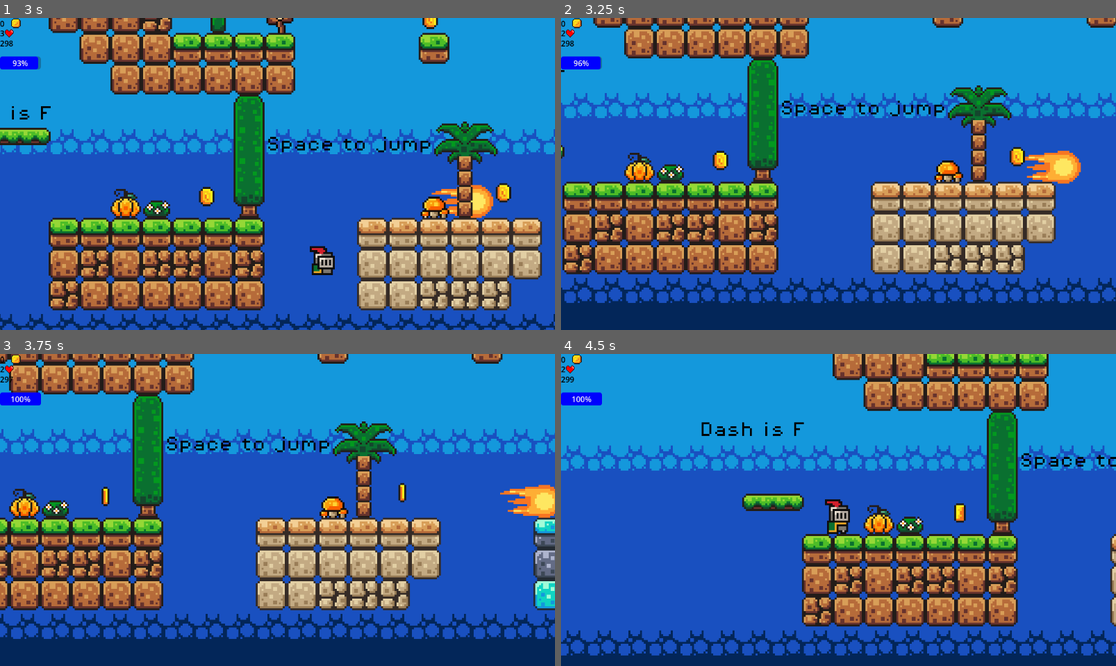
Above: before the commit, frames 1-4 (two rows, left to right).
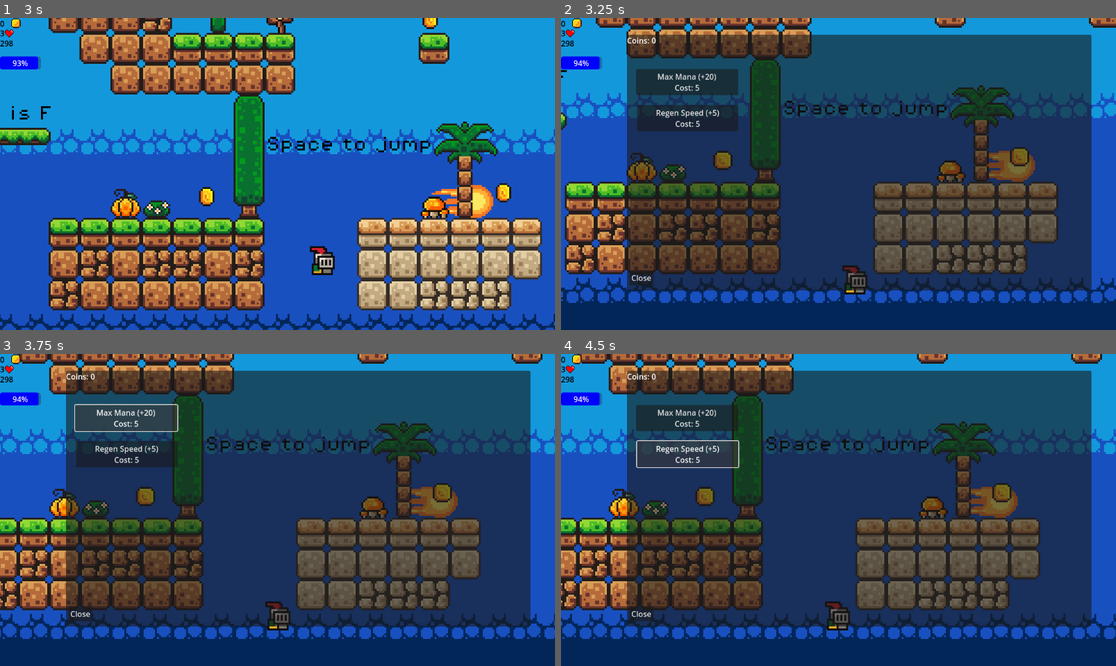
Above: after the commit, the same moments.

Repository: lolhx/Goddot-game
Game: Godot game, scene res://scene/start.tscn
Same seed, same stepped clock (60 frames per second), same inputs: the game is played once before the commit and once after it. Sound files missing from this copy of the repository are replaced by a short silence.
Inputs (mouse positions are in pixels of both pictures, inside the frame that each line leads up to):
- Up to frame 1 (3 s): click "Start" at 0.5 s; click "Easy" at 1.25 s; hold D (right) from 2.03 s (still down); tap J (fire) at 2.1 s; tap Space (jump) at 2.27, 2.3, 2.57, 2.85 s
- Up to frame 2 (3.25 s): keep holding D (right); tap Space (jump) at 3.02 s; tap B (shop, bound only after the commit) at 3.05 s
- Up to frame 3 (3.75 s): tap Space (jump) at 3.32 s; release D (right) at 3.5 s; click (127, 419) at 3.5 s, where only the run after the commit has a clickable "Max Mana (+20) Cost: 5"
- Up to frame 4 (4.5 s): click (688, 453) at 4.25 s, where only the run after the commit has a clickable "Regen Speed (+5) Cost: 5"

Frame 1 is identical in both runs. In frame 2, 69% of the frame differs, in the area x 0-100%, y 0-92%; in frame 3, 76%; in frame 4, 82%, in the area x 0-100%, y 0-97%.

Commit message:
Shop and upgarde system

Diff:
--- a/project.godot
+++ b/project.godot
@@ -49,6 +49,11 @@
 "events": [Object(InputEventKey,"resource_local_to_scene":false,"resource_name":"","device":0,"window_id":0,"alt_presse …(189 unchanged characters)…
 ]
 }
+shop={
+"deadzone": 0.2,
+"events": [Object(InputEventKey,"resource_local_to_scene":false,"resource_name":"","device":0,"window_id":0,"alt_pressed":false,"shift_pressed":false,"ctrl_pressed":false,"meta_pressed":false,"pressed":false,"keycode":0,"physical_keycode":66,"key_label":0,"unicode":0,"location":0,"echo":false,"script":null)
+]
+}
 
 [rendering]
 
--- a/scene/player.tscn
+++ b/scene/player.tscn
@@ -1,8 +1,9 @@
-[gd_scene load_steps=33 format=3 uid="uid://kbd6rbwq7edx"]
+[gd_scene load_steps=34 format=3 uid="uid://kbd6rbwq7edx"]
 
 [ext_resource type="Texture2D" uid="uid://b6ch4khh06ahy" path="res://assets/sprites/knight.png" id="1_4yrpf"]
 [ext_resource type="Script" uid="uid://dvk5rh3vk5x81" path="res://scripts/player.gd" id="1_lvm8q"]
 [ext_resource type="AudioStream" uid="uid://c88jybpgyl5fe" path="res://assets/sounds/explosion.wav" id="3_fvtld"]
+[ext_resource type="Script" uid="uid://b750e2mqb6v2b" path="res://scripts/shop_menu.gd" id="4_ct4mp"]
 
 [sub_resource type="AtlasTexture" id="AtlasTexture_lg2sa"]
 atlas = ExtResource("1_4yrpf")
@@ -220,6 +221,7 @@
 corner_radius_bottom_left = 5
 
 [node name="player" type="CharacterBody2D"]
+process_mode = 3
 light_mask = 2
 z_index = 5
 position = Vector2(1, 0)
@@ -258,5 +260,47 @@
 step = 1.0
 value = 100.0
 
+[node name="ShopMenu" type="Panel" parent="CanvasLayer"]
+process_mode = 3
+offset_left = 137.0
+offset_top = 35.0
+offset_right = 1101.0
+offset_bottom = 566.0
+script = ExtResource("4_ct4mp")
+
+[node name="CoinLabel" type="Label" parent="CanvasLayer/ShopMenu"]
+layout_mode = 0
+offset_right = 40.0
+offset_bottom = 23.0
+text = "Coins: 0"
+
+[node name="BtnManaMax" type="Button" parent="CanvasLayer/ShopMenu"]
+layout_mode = 0
+offset_left = 19.0
+offset_top = 71.0
+offset_right = 231.0
+offset_bottom = 106.0
+text = "Buy Max Mana (5 coins)"
+
+[node name="BtnManaRegen" type="Button" parent="CanvasLayer/ShopMenu"]
+layout_mode = 0
+offset_left = 21.0
+offset_top = 146.0
+offset_right = 231.0
+offset_bottom = 177.0
+text = "Buy Faster Regen (5 coins)
+"
+
+[node name="BtnClose" type="Button" parent="CanvasLayer/ShopMenu"]
+layout_mode = 0
+offset_left = 5.0
+offset_top = 489.0
+offset_right = 55.0
+offset_bottom = 520.0
+text = "Close"
+
 [connection signal="timeout" from="Dash_timer" to="." method="_on_dash_timeout"]
 [connection signal="timeout" from="CanDashTimer" to="." method="_on_can_dash_timer_timeout"]
+[connection signal="pressed" from="CanvasLayer/ShopMenu/BtnManaMax" to="CanvasLayer/ShopMenu" method="_on_btn_mana_max_pressed"]
+[connection signal="pressed" from="CanvasLayer/ShopMenu/BtnManaRegen" to="CanvasLayer/ShopMenu" method="_on_btn_mana_regen_pressed"]
+[connection signal="pressed" from="CanvasLayer/ShopMenu/BtnClose" to="CanvasLayer/ShopMenu" method="_on_btn_close_pressed"]
--- a/scripts/Global.gd
+++ b/scripts/Global.gd
@@ -1,9 +1,12 @@
 extends Node
 
+var total_coins = 0
+var player_lives = 3
 
+# --- PLAYER STATS (These are now Global!) ---
+var max_mana = 100.0
+var mana_regen = 15.0
 
-
-
-var total_coins = 0
-
-var player_lives = 3
+# --- UPGRADE COSTS ---
+var cost_max_mana = 5   # Price to increase max mana
+var cost_mana_regen = 5 # Price to increase regen speed
--- a/scripts/player.gd
+++ b/scripts/player.gd
@@ -14,20 +14,32 @@
 var gundirection = Vector2.ZERO
 var gravity = ProjectSettings.get_setting("physics/2d/default_gravity")
 
+# --- MANA VARIABLES ---
+# We ONLY track current mana here. Max and Regen come from the Global script!
+var current_mana = 0.0
+var mana_cost = 20.0
+
+# --- NODES ---
 @onready var animated_sprite: AnimatedSprite2D = $AnimatedSprite2D
 @onready var audio_player: AudioStreamPlayer2D = $AudioStreamPlayer2D
 @onready var FireballAim = $fireballPosition
 
-# --- MANA VARIABLES ---
-var max_mana = 100.0
-var current_mana = 100.0
-var mana_cost = 20.0
-var mana_regen_rate = 15.0
-
-# --- UI REFERENCE (Make sure you added the nodes!) ---
+# Ensure you have added these nodes to your scene as discussed!
 @onready var mana_bar = $CanvasLayer/ProgressBar
+@onready var shop_menu = $CanvasLayer/ShopMenu
 
 var fireball_path = preload("res://scene/fireballl_attack.tscn")
+
+# New variable for double jump
+var jumps_left = 2
+
+func _ready():
+	# Start with full mana based on your Global stat
+	current_mana = Global.max_mana
+
+	# Hide the shop when the game starts
+	if shop_menu:
+		shop_menu.visible = false
 
 func fire(fire_direction):
 	var fireball = fireball_path.instantiate()
@@ -35,22 +47,31 @@
 	fireball.pos = $fireballPosition.global_position
 	get_parent().add_child(fireball)
 
-var jumps_left = 2
+func _physics_process(delta):
+	# --- SHOP INPUT ---
+	if Input.is_action_just_pressed("shop"):
+		if shop_menu.visible:
+			shop_menu.visible = false
+			get_tree().paused = false
+		else:
+			shop_menu.visible = true
+			get_tree().paused = true
 
-func _physics_process(delta):
-	# Reset jumps when on the floor
-	if is_on_floor():
-		jumps_left = 2
+	# --- STOP EVERYTHING ELSE IF PAUSED ---
+	# Add this check right here!
+	if get_tree().paused:
+		return
 
 	# --- MANA LOGIC ---
-	# Regenerate mana
-	if current_mana < max_mana:
-		current_mana += mana_regen_rate * delta
-		if current_mana > max_mana:
-			current_mana = max_mana
+	# Regenerate using the GLOBAL regen speed
+	if current_mana < Global.max_mana:
+		current_mana += Global.mana_regen * delta
+		if current_mana > Global.max_mana:
+			current_mana = Global.max_mana
 
-	# Update the visual bar
+	# Update the UI Bar
 	if mana_bar:
+		mana_bar.max_value = Global.max_mana # Bar grows if you buy upgrades!
 		mana_bar.value = current_mana
 
 	# --- FIREBALL LOGIC ---
@@ -66,16 +87,18 @@
 		else:
 			print("Not enough mana!")
 
+	# --- MOVEMENT LOGIC (Unchanged) ---
+	if is_on_floor():
+		jumps_left = 2
+
 	if Input.is_action_just_pressed("left"):
 		FireballAim.position.x = -9
 	if Input.is_action_just_pressed("right"):
 		FireballAim.position.x = 9
 
-	# Add the gravity.
 	if not is_on_floor():
 		velocity += get_gravity() * delta
 
-	 # Handle wall slide logic
 	if is_on_wall() and !is_on_floor():
 		if velocity.y > WALL_SLIDE_SPEED:
 			velocity.y = WALL_SLIDE_SPEED
@@ -86,7 +109,6 @@
 		else:
 			velocity.x = direction * SPEED
 
-	# Handle jump.
 	if Input.is_action_just_pressed("jump"):
 		if is_on_wall():
 			var normal = get_wall_normal()
--- /dev/null
+++ b/scripts/shop_menu.gd
@@ -0,0 +1,36 @@
+extends Panel
+
+@onready var coin_label = $CoinLabel
+@onready var btn_mana_max = $BtnManaMax
+@onready var btn_mana_regen = $BtnManaRegen
+
+func _process(delta):
+	# Always update coin text so we see it change
+	coin_label.text = "Coins: " + str(Global.total_coins)
+
+	# Update button text to show current price
+	btn_mana_max.text = "Max Mana (+20) \nCost: " + str(Global.cost_max_mana)
+	btn_mana_regen.text = "Regen Speed (+5) \nCost: " + str(Global.cost_mana_regen)
+
+func _on_btn_mana_max_pressed():
+	if Global.total_coins >= Global.cost_max_mana:
+		# 1. Pay Coins
+		Global.total_coins -= Global.cost_max_mana
+		# 2. Upgrade Stat
+		Global.max_mana += 20.0
+		# 3. Increase Price for next time
+		Global.cost_max_mana += 5
+	else:
+		print("Not enough money!")
+
+func _on_btn_mana_regen_pressed():
+	if Global.total_coins >= Global.cost_mana_regen:
+		Global.total_coins -= Global.cost_mana_regen
+		Global.mana_regen += 5.0
+		Global.cost_mana_regen += 5
+	else:
+		print("Not enough money!")
+
+func _on_btn_close_pressed():
+	visible = false
+	get_tree().paused = false
Not shown, added: scripts/shop_menu.gd.uid
